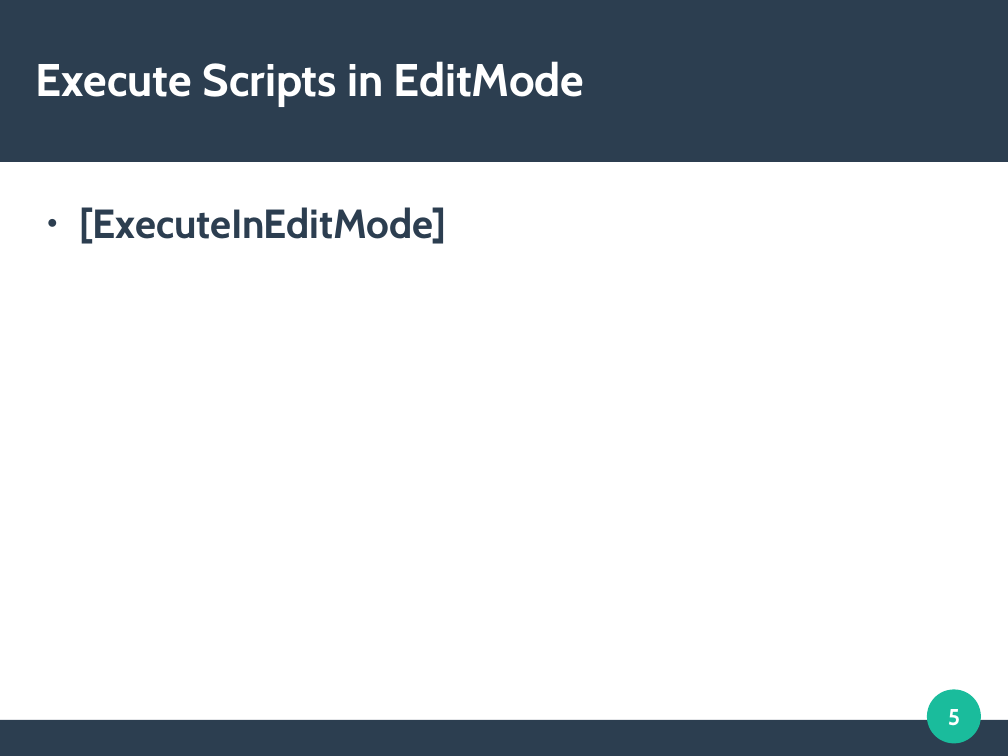
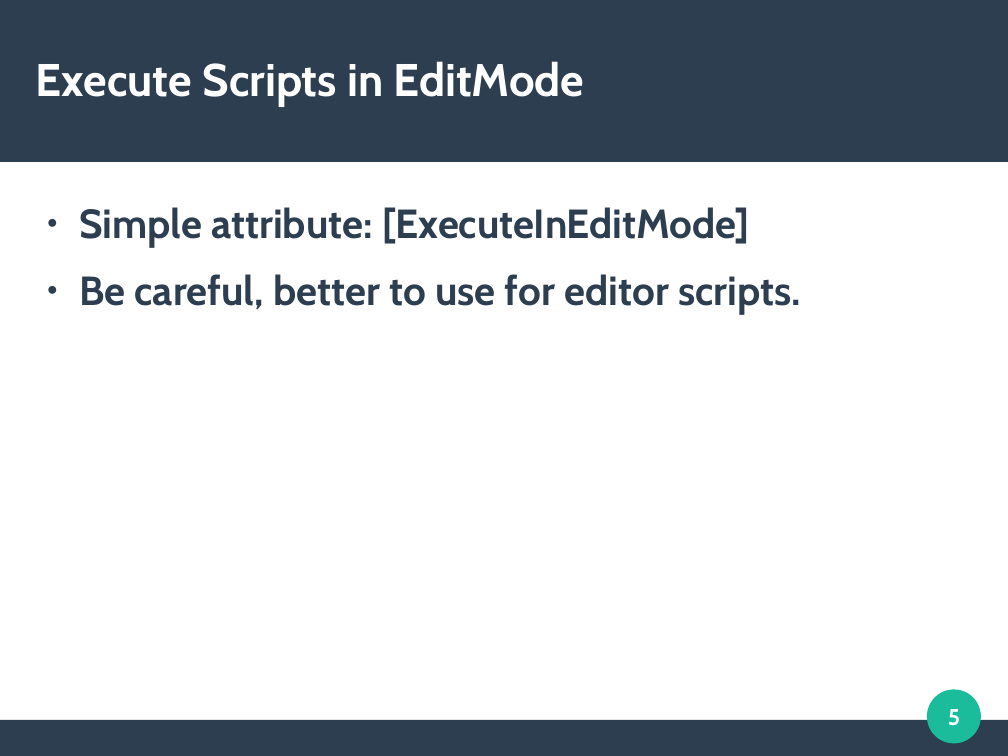
Before and after one commit to omid3098/InstituteUnityCourses, a slide deck: slide 5 of Advanced/Session 2/Slide/Advanced - Session 2 Slide.odp. Drawn at 1008x756 pixels with LibreOffice and Linux fonts; fonts in the diff are those of the drawing. Boxes give left, top, right and bottom in pixels: in the first picture for what was removed or moved away, otherwise in the second. Text is boxed around its words. In the diff, an @@ line names an element or a change of style, - is before the commit and + after.

Commit message:
modify session 2 advanced

```diff
--- a/Advanced/Session 2/Slide/Advanced - Session 2 Slide.odp
+++ b/Advanced/Session 2/Slide/Advanced - Session 2 Slide.odp
@@ text at bbox=[79, 207, 801, 314]: text changed @@
-● [ExecuteInEditMode]
+● Simple attribute: [ExecuteInEditMode]
+● Be careful, better to use for editor scripts.
```
